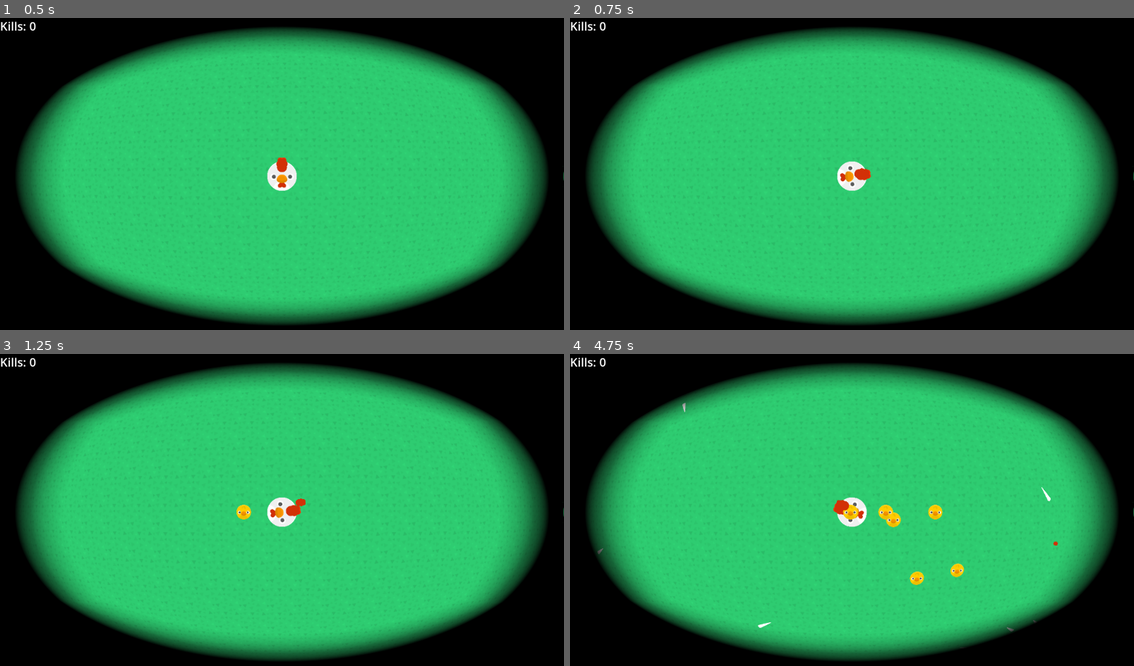
Above: before the commit, frames 1-4 (two rows, left to right).
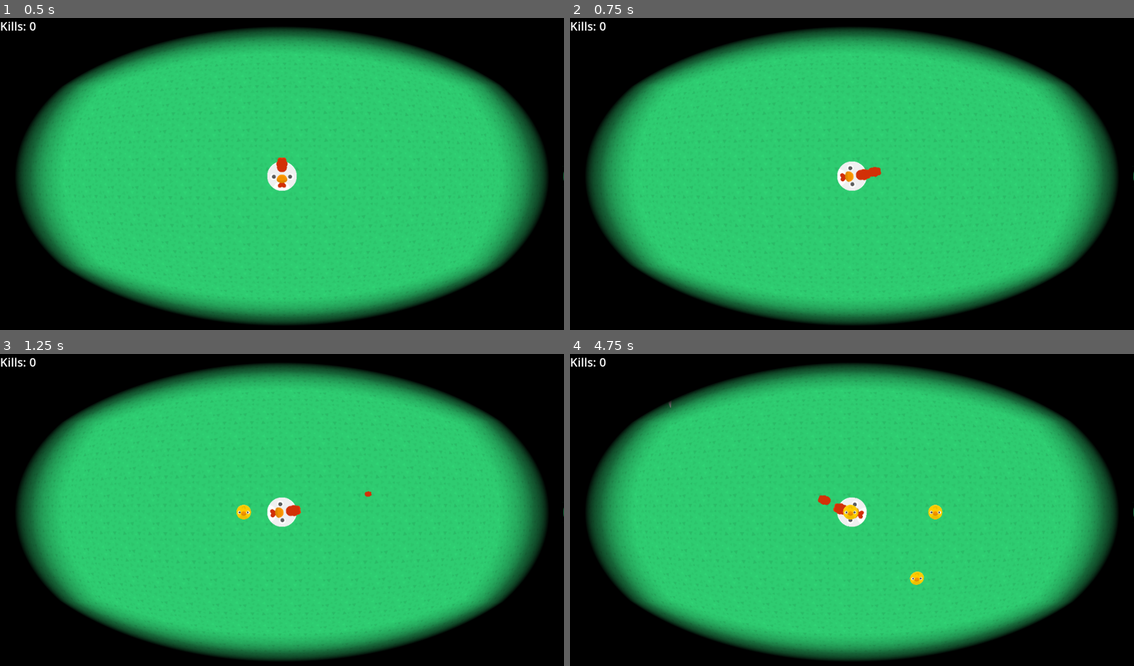
Above: after the commit, the same moments.

Repository: team-faucet/GMTK2024
Game: Godot game, scene res://main.tscn
Same seed, same stepped clock (60 frames per second), same inputs: the game is played once before the commit and once after it.
Inputs (mouse positions are in pixels of both pictures, inside the frame that each line leads up to):
- Up to frame 1 (0.5 s): no input
- Up to frame 2 (0.75 s): tap Enter at 0.5 s; move the mouse to (976, 161) at 0.52 s; hold Right (ui_right) from 0.53 s (still down); click (976, 161) at 0.6 s
- Up to frame 3 (1.25 s): keep holding Right (ui_right); right-click (406, 497) at 0.8 s
- Up to frame 4 (4.75 s): move the mouse to (739, 528) at 1.27 s; release Right (ui_right) at 1.28 s; hold Down (ui_down) 1.28-2.03 s; right-click (739, 528) at 1.35 s; click (739, 528) at 1.55 s; move the mouse to (908, 441) at 2.02 s; hold Right (ui_right) 2.03-2.78 s; click (908, 441) at 2.1 s; right-click (908, 441) at 2.3 s; move the mouse to (823, 575) at 2.77 s; hold Up (ui_up) 2.78-3.53 s; right-click (823, 575) at 2.85 s; click (823, 575) at 3.05 s; move the mouse to (1021, 559) at 3.52 s; hold Left (ui_left) from 3.53 s (still down); click (1021, 559) at 3.6 s; right-click (1021, 559) at 3.8 s; move the mouse to (682, 463) at 4.27 s; right-click (682, 463) at 4.35 s; click (682, 463) at 4.55 s

Frame 1 is identical in both runs. In frame 2, less than 0.1% of the frame differs, in the area x 50-56%, y 47-52%; in frame 3, less than 0.1%; in frame 4, 0.5%, in the area x 4-87%, y 15-89%.

Commit message:
fixed spawn system and changed player ability system

Diff:
--- a/Entities/Enemies/narwhal.tscn
+++ b/Entities/Enemies/narwhal.tscn
@@ -29,7 +29,6 @@
 
 [node name="AutoShootComponent" parent="." instance=ExtResource("4_o0ebm")]
 bulletscene = ExtResource("2_vahy0")
-projectile_lifetime = 4.0
 damage_amount = 2.0
 damage_crit_chance = 0.5
 
--- a/Entities/player.tscn
+++ b/Entities/player.tscn
@@ -7,6 +7,7 @@
 [ext_resource type="PackedScene" uid="uid://ock0s4rxc6eq" path="res://Components/hitbox_component.tscn" id="3_yt7br"]
 [ext_resource type="PackedScene" uid="uid://boeqr8qm5mlx3" path="res://Components/health_component.tscn" id="4_ongt8"]
 [ext_resource type="Shader" path="res://Shaders/distort3.gdshader" id="5_jw5v7"]
+[ext_resource type="PackedScene" uid="uid://b14hkqi4f0t36" path="res://Weapons/ability_slot.tscn" id="6_ngny2"]
 
 [sub_resource type="ShaderMaterial" id="ShaderMaterial_iqd5b"]
 shader = ExtResource("5_jw5v7")
@@ -22,8 +23,6 @@
 
 [node name="Player" type="Node2D"]
 script = ExtResource("1_06hp7")
-shot_scene = ExtResource("2_qvwq8")
-mine_scene = ExtResource("2_d7lid")
 
 [node name="Icon" type="Sprite2D" parent="."]
 position = Vector2(0, -8.5)
@@ -52,5 +51,11 @@
 [node name="HealthComponent" parent="." instance=ExtResource("4_ongt8")]
 health = 1000.0
 
-[node name="CombPosition" type="Node2D" parent="."]
-position = Vector2(0, -18)
+[node name="AbilityComb" parent="." instance=ExtResource("6_ngny2")]
+ability_scene = ExtResource("2_qvwq8")
+set_ability_rotation = true
+cooldown_time = 0.2
+
+[node name="AbilityMine" parent="." instance=ExtResource("6_ngny2")]
+ability_scene = ExtResource("2_d7lid")
+action_num = 2
--- /dev/null
+++ b/Scripts/ability_slot.gd
@@ -0,0 +1,35 @@
+class_name AbilitySlot extends Node2D
+
+
+@export var ability_scene : PackedScene
+@export_range(1, 2) var action_num : int = 1
+@export var set_ability_rotation : bool = false
+@export_range(0, 20, 0.1, "or_greater") var cooldown_time : float = 1
+
+var action_name : String
+var is_on_cooldown : bool = false
+var cooldown_timer : Timer
+
+func _ready():
+	action_name = "game_act" + str(action_num)
+	cooldown_timer = Timer.new()
+	cooldown_timer.one_shot = false
+	cooldown_timer.timeout.connect(func(): is_on_cooldown = false)
+	call_deferred("add_child", cooldown_timer)
+
+func _process(_delta):
+	if Input.is_action_just_pressed(action_name):
+		try_use_ability()
+
+
+func try_use_ability():
+	if is_on_cooldown:
+		return
+
+	var ability : Node2D = ability_scene.instantiate()
+	ability.global_position = global_position
+	if set_ability_rotation:
+		ability.rotation = global_rotation
+	get_tree().current_scene.call_deferred("add_child", ability)
+	is_on_cooldown = true
+	cooldown_timer.start(cooldown_time)
--- a/Scripts/auto_shoot_component.gd
+++ b/Scripts/auto_shoot_component.gd
@@ -7,7 +7,7 @@
 @export var bulletscene : PackedScene
 @export var base_cooldown : float = 1
 @export var cooldown_variation : float = 0.5
-
+@export var is_shooting : bool = true
 
 @export_group("Projectile", "projectile")
 @export var projectile_is_active : bool = true
@@ -32,13 +32,14 @@
 	_cooldown_timer.wait_time = base_cooldown + (randf()-0.5)*cooldown_variation
 
 func _shoot():
-	var bullet : Node2D = bulletscene.instantiate()
-	bullet.position = global_position
-	bullet.rotation = global_rotation
-	_set_projectile_attributes(bullet)
-	_set_damage_attributes(bullet)
+	if is_shooting:
+		var bullet : Node2D = bulletscene.instantiate()
+		bullet.position = global_position
+		bullet.rotation = global_rotation
+		_set_projectile_attributes(bullet)
+		_set_damage_attributes(bullet)
+		get_tree().root.add_child(bullet)
 
-	get_tree().root.add_child(bullet)
 	_set_cooldown()
 
 func _set_projectile_attributes(bullet : Node2D) -> void:
--- a/Scripts/chicken_comb.gd
+++ b/Scripts/chicken_comb.gd
@@ -2,6 +2,7 @@
 
 
 func _ready():
+	var lifetime = $ProjectileComponent.lifetime
 	var tween : Tween = get_tree().create_tween().bind_node(get_node("."))
-	tween.tween_property(get_node("."), "scale", Vector2.ZERO, 2)
+	tween.tween_property(get_node("."), "scale", 0.2*scale, lifetime)
 	tween.tween_callback(queue_free)
--- a/Scripts/gamelogic.gd
+++ b/Scripts/gamelogic.gd
@@ -3,27 +3,33 @@
 @export var player : Player
 
 @export_group("Enemy Spawning")
-@export var time_to_spawn : float = 1
+@export var base_spawn_rate : float = 0.5
+@export var spawn_rate_increase : float = 0.1
 @export var enemy_scenes : Array[PackedScene]
 @export var spawn_distance_to_screen : int = 40
 
 
 var timer:Timer
+@onready var current_spawn_rate : float = base_spawn_rate
 
 func _ready():
 	timer = Timer.new()
 	add_child(timer)
 	timer.timeout.connect(spawn_enemy)
-	timer.start(time_to_spawn)
+	timer.start(1/current_spawn_rate)
 
+func _process(delta):
+	current_spawn_rate += spawn_rate_increase * delta
 
 func spawn_enemy():
-	var enemy_scene:PackedScene = enemy_scenes[randi_range(0,len(enemy_scenes)-1)]
+	var enemy_scene:PackedScene = enemy_scenes[0]
+	if randf() < 0.25:
+		enemy_scene = enemy_scenes[1]
 	var enemy:Enemy = enemy_scene.instantiate()
 	_set_player_field(enemy)
 	enemy.position = _get_random_position()
 	get_tree().root.add_child(enemy)
-	timer.start(time_to_spawn)
+	timer.start(1/current_spawn_rate)
 
 func _set_player_field(enemy : Enemy) -> void:
 	for child in enemy.get_children():
--- a/Scripts/player.gd
+++ b/Scripts/player.gd
@@ -3,26 +3,7 @@
 
 @export var speed = 400
 
-@export var shot_scene : PackedScene
-@export var shot_position : Node2D
-@export var mine_scene : PackedScene
-
 func _process(delta):
 	var input := Input.get_vector("ui_left", "ui_right", "ui_up","ui_down")
 	position += input*speed*delta
 	rotation = -(get_viewport().get_mouse_position()-0.5*get_viewport_rect().size).angle_to(Vector2.UP)
-	if Input.is_action_just_pressed("game_act1"):
-		action1()
-	if Input.is_action_just_pressed("game_act2"):
-		action2()
-
-func action1():
-	var shot : Node2D = shot_scene.instantiate()
-	shot.global_position = global_position
-	shot.rotation = rotation
-	get_tree().current_scene.call_deferred("add_child", shot)
-
-func action2():
-	var mine : Node2D = mine_scene.instantiate()
-	mine.global_position = global_position
-	get_tree().current_scene.call_deferred("add_child", mine)
--- a/Shaders/distort3.gdshader
+++ b/Shaders/distort3.gdshader
@@ -9,7 +9,7 @@
 uniform float effect_scale = 1.0;
 uniform float scale = 1.0;
 
-uniform sampler2D SCREEN_TEXTURE : hint_screen_texture, repeat_disable, filter_nearest;
+uniform sampler2D SCREEN_TEXTURE : hint_screen_texture, repeat_disable, filter_linear;
 
 vec2 distort(vec2 p) {
 	float d = length(p);
--- /dev/null
+++ b/Weapons/ability_slot.tscn
@@ -0,0 +1,6 @@
+[gd_scene load_steps=2 format=3 uid="uid://b14hkqi4f0t36"]
+
+[ext_resource type="Script" path="res://Scripts/ability_slot.gd" id="1_p858c"]
+
+[node name="AbilitySlot" type="Node2D"]
+script = ExtResource("1_p858c")
--- a/Weapons/chicken_comb.tscn
+++ b/Weapons/chicken_comb.tscn
@@ -25,4 +25,4 @@
 shape = SubResource("RectangleShape2D_2nhso")
 
 [node name="ProjectileComponent" parent="." instance=ExtResource("4_y3gc3")]
-lifetime = 2.0
+speed = 1000.0
--- a/Weapons/mine.tscn
+++ b/Weapons/mine.tscn
@@ -16,7 +16,8 @@
 
 [node name="DamageComponent" parent="." instance=ExtResource("2_2ha2g")]
 collision_mask = 4
-damage = 50.0
+damage = 100.0
+crit_chance = 0.01
 
 [node name="CollisionShape2D" type="CollisionShape2D" parent="DamageComponent"]
 shape = SubResource("CircleShape2D_6sdjp")
--- a/main.tscn
+++ b/main.tscn
@@ -11,10 +11,11 @@
 
 [node name="Player" parent="." instance=ExtResource("1_yeh4v")]
 
-[node name="Gamelogic" type="Node" parent="." node_paths=PackedStringArray("player")]
+[node name="EnemySpawning" type="Node" parent="." node_paths=PackedStringArray("player")]
 script = ExtResource("3_8xds2")
 player = NodePath("../Player")
-time_to_spawn = 0.2
+base_spawn_rate = 2.0
+spawn_rate_increase = 0.05
 enemy_scenes = Array[PackedScene]([ExtResource("4_iwx7t"), ExtResource("2_g56pr")])
 
 [node name="CanvasLayer" type="CanvasLayer" parent="."]
Not shown: 1 places in Entities/player.tscn that only renumber resources
